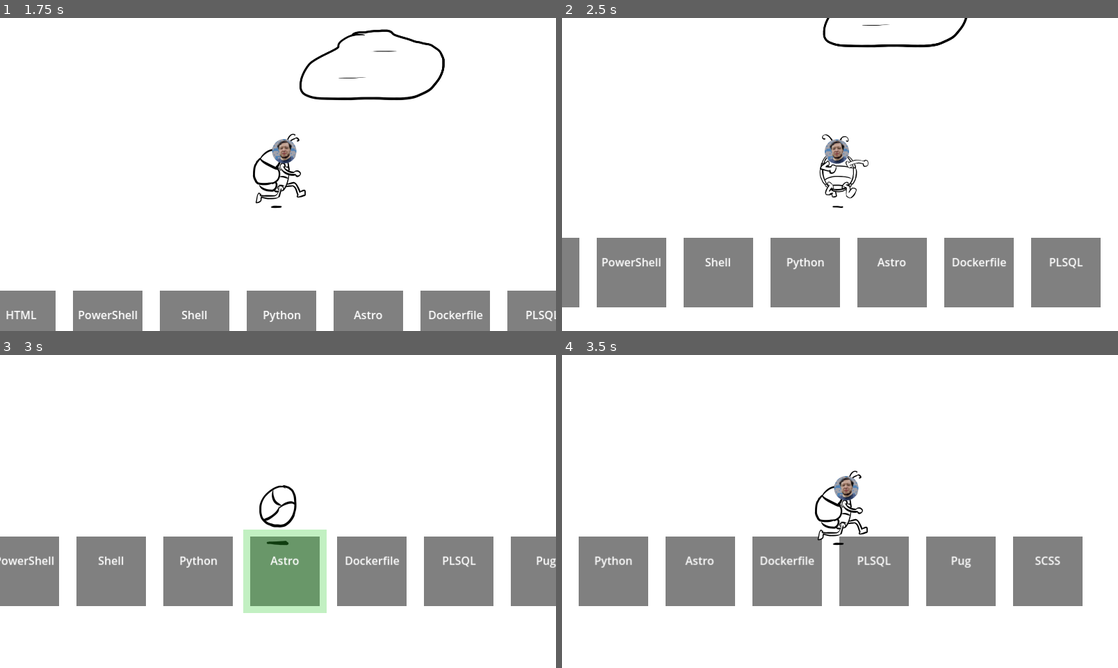
Above: before the commit, frames 1-4 (two rows, left to right).
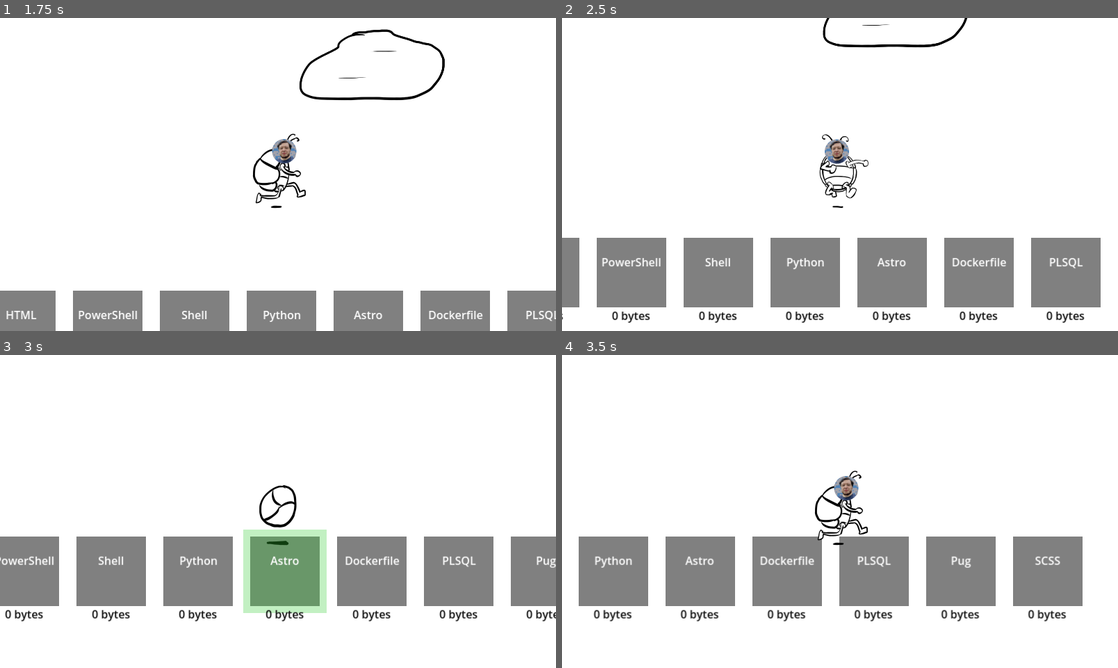
Above: after the commit, the same moments.

Repository: parsehex/git-outta-here
Game: Godot game, scene res://scenes/levels/Intro.tscn
Two runs of this game, one before a commit and one after it. Both use one fixed random seed, a clock stepped at 60 frames per second and the inputs below.
Inputs:
- Up to frame 1 (1.75 s): click "New Game" at 0.5 s; tap Enter at 1.25 s; hold Right (move_right) from 1.28 s (still down); tap Ctrl (attack) at 1.35 s
- Up to frame 2 (2.5 s): release Right (move_right) at 2.03 s; hold Down (move_down) from 2.03 s (still down); tap E (interact) at 2.1 s
- Up to frame 3 (3 s): release Down (move_down) at 2.78 s; hold Right (move_right) from 2.78 s (still down); tap Space (roll) at 2.85 s
- Up to frame 4 (3.5 s): keep holding Right (move_right)

Frame 1 is identical in both runs. In frame 2, 0.7% of the frame differs, in the area x 0-94%, y 93-98%; in frame 3, 0.8%, in the area x 0-100%, y 81-86%; in frame 4, 0.7%.

Commit message:
add collected count below mine

Diff:
--- a/scenes/misc/Mine.gd
+++ b/scenes/misc/Mine.gd
@@ -9,6 +9,7 @@
 @onready var progress_bar: ProgressBar = $ProgressBar
 @onready var range_indicator = $RangeIndicator
 @onready var label: Label = $Label
+@onready var count_label: Label = $CountLabel
 
 var player_in_range = false
 var player_node = null
@@ -25,6 +26,7 @@
 		range_indicator.visible = false
 	if label:
 		label.text = language_name
+	_update_count_label()
 	pass
 
 func _process(delta):
@@ -48,10 +50,13 @@
 			progress_bar.value = 0.0
 			progress_bar.visible = false
 
+	_update_count_label()
+
 func _gather_completed():
 	var bytes_gathered = 100 # Arbitrary amount
 	Inventory.add_item(language_name, bytes_gathered)
 	print("Gathered " + str(bytes_gathered) + " bytes of " + language_name)
+	_update_count_label()
 
 func _on_body_entered(body):
 	if body is Player:
@@ -72,6 +77,11 @@
 			range_indicator.visible = false
 		print("Player exited mine area for language: " + language_name)
 
+func _update_count_label():
+	if count_label and language_name != "":
+		var current_count = Inventory.get_item(language_name)
+		count_label.text = str(current_count) + " bytes"
+
 func interact():
 	if language_name != "":
 		mine_interacted.emit(self)
--- a/scenes/misc/Mine.tscn
+++ b/scenes/misc/Mine.tscn
@@ -35,6 +35,15 @@
 text = "LanguageName"
 horizontal_alignment = 1
 
+[node name="CountLabel" type="Label" parent="."]
+offset_left = -60.5
+offset_top = 49.5
+offset_right = 60.5
+offset_bottom = 72.5
+theme_override_colors/font_color = Color(0.049776644, 0.049776644, 0.049776636, 1)
+text = "0 bytes"
+horizontal_alignment = 1
+
 [node name="Body" type="ColorRect" parent="."]
 z_index = -3
 offset_left = -50.0
